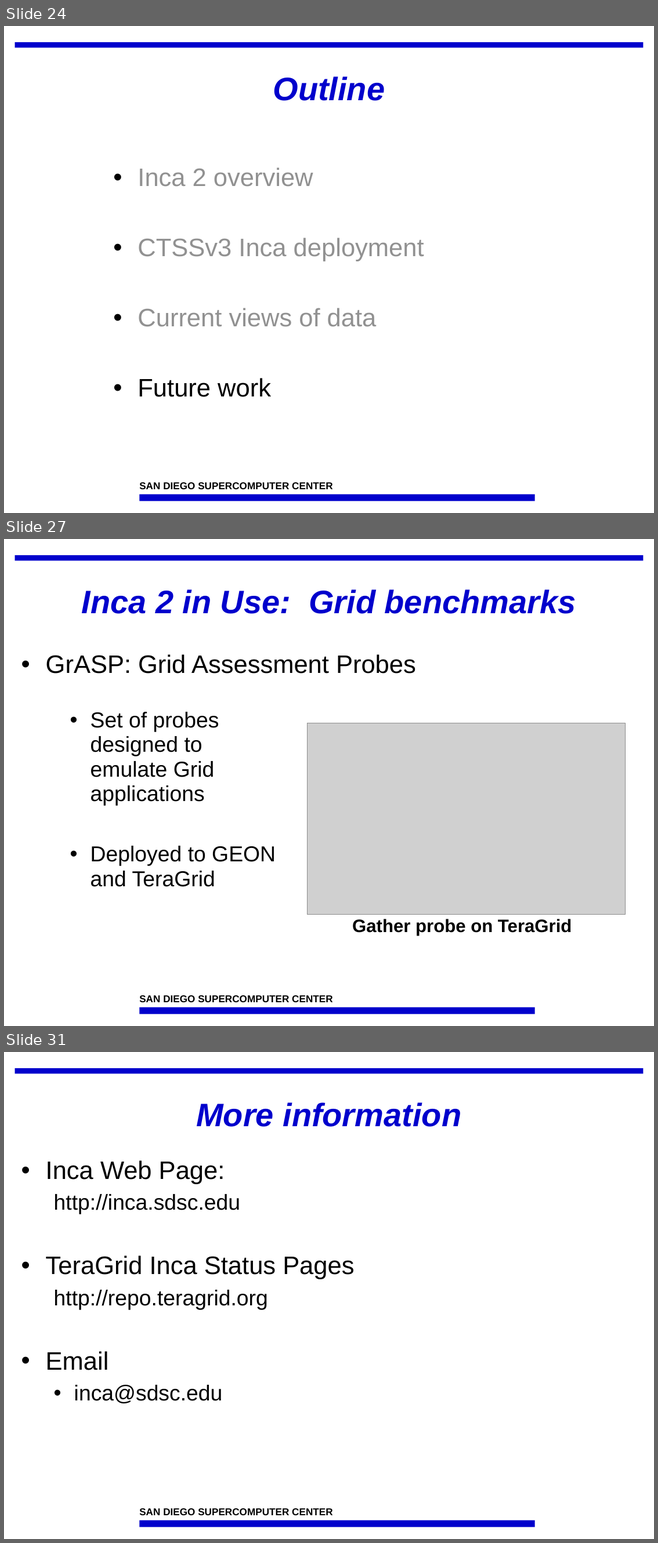
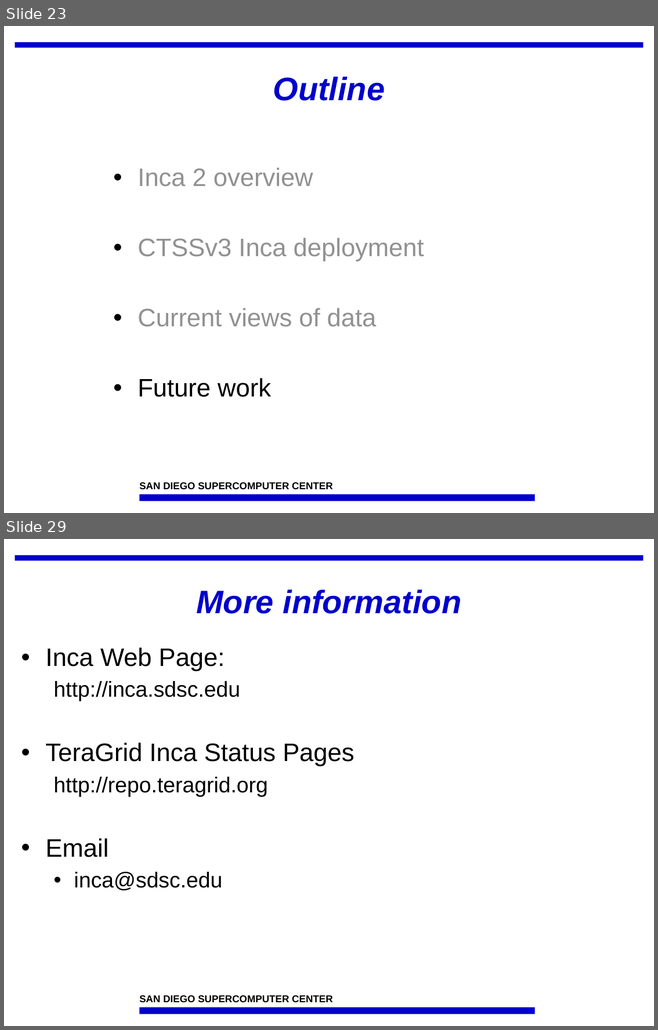
Before and after one commit to IncaProject/inca-xsede, a slide deck: talks/inca-tgarch-11-2-06.ppt. Shown one above the other, each under a label of ours: slides 24, 27 and 31 before the commit, slides 23 and 29 after it; the slides between them are not shown. The pictures are 658x1543 and 658x1030 pixels, drawn with LibreOffice and Linux fonts; fonts in the diff are those of the drawing; grey boxes stand for pictures; background and template pictures are left out. Boxes give left, top, right and bottom in pixels: in the first picture for what was removed or moved away, otherwise in the second. Text is boxed around its words. In the diff, an @@ line names an element or a change of style, - is before the commit and + after.

```diff
--- a/talks/inca-tgarch-11-2-06.ppt
+++ b/talks/inca-tgarch-11-2-06.ppt
@@ slide 27 removed at (x1=4, y1=539, x2=654, y2=1026), background #FFFFFF; not listed: 3 template elements that a slide beside it also shows @@
@@ title removed at (x1=82, y1=589, x2=576, y2=614) @@
-Inca 2 in Use: Grid benchmarks
@@ text removed at (x1=46, y1=654, x2=416, y2=674) @@
-• GrASP: Grid Assessment Probes
@@ text removed at (x1=90, y1=712, x2=275, y2=887) @@
-  • Set of probes designed to emulate Grid applications
-  • Deployed to GEON and TeraGrid
@@ picture removed at (x1=307, y1=723, x2=625, y2=914) @@
@@ text removed at (x1=352, y1=919, x2=571, y2=936) @@
-Gather probe on TeraGrid
@@ what was slide 24 is now slide 23 @@
@@ what was slide 31 is now slide 29 @@
```
Also in this commit, not shown: 8 slides changed, 2 slides added, 3 other slides removed.
